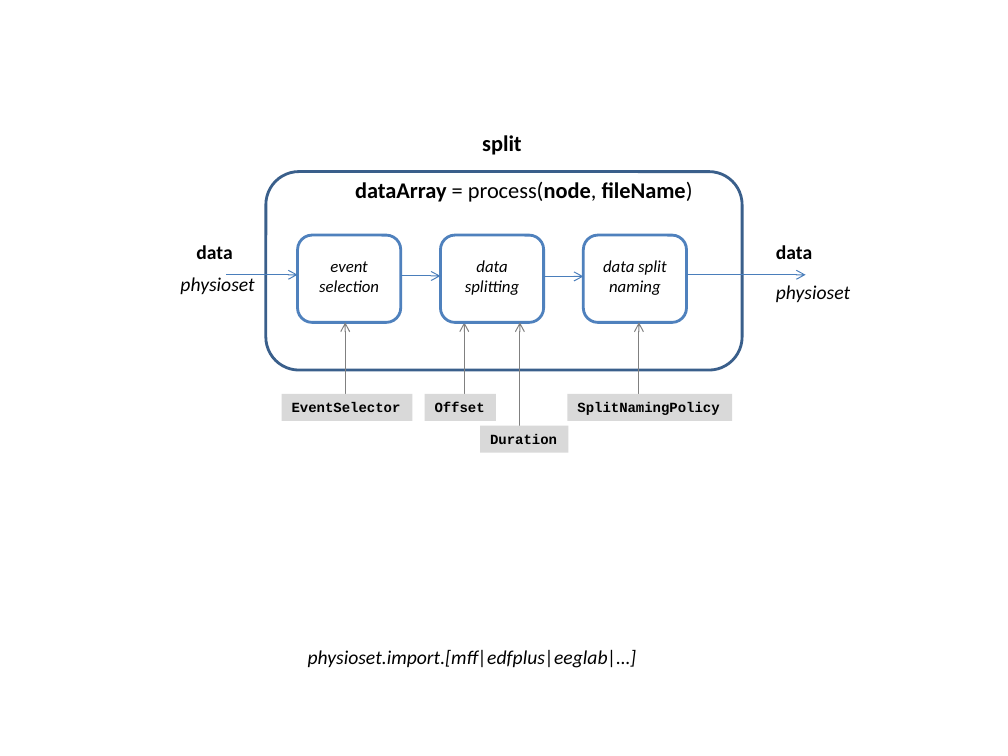
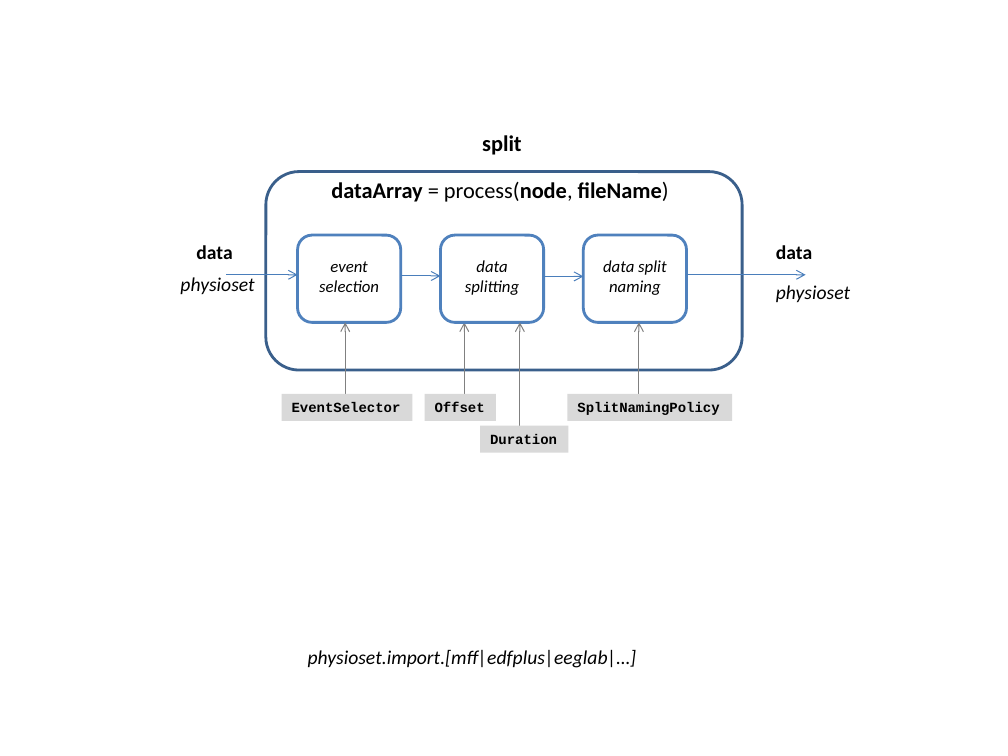
Before and after one commit to meegpipe/meegpipe, a slide deck: slide 4 of +meegpipe/+node/figs.pptx. Drawn at 1008x756 pixels with LibreOffice and Linux fonts; fonts in the diff are those of the drawing. Boxes give left, top, right and bottom in pixels: in the first picture for what was removed or moved away, otherwise in the second. Text is boxed around its words. In the diff, an @@ line names an element or a change of style, - is before the commit and + after.

```diff
--- a/+meegpipe/+node/figs.pptx
+++ b/+meegpipe/+node/figs.pptx
@@ text "dataArray = process(node, fileName)": place and size @@
-text "dataArray = process(node, fileName)" at [355,182,693,202]
+text "dataArray = process(node, fileName)" at [331,182,669,202]
```
Also in this commit, not shown: 1 other file.
